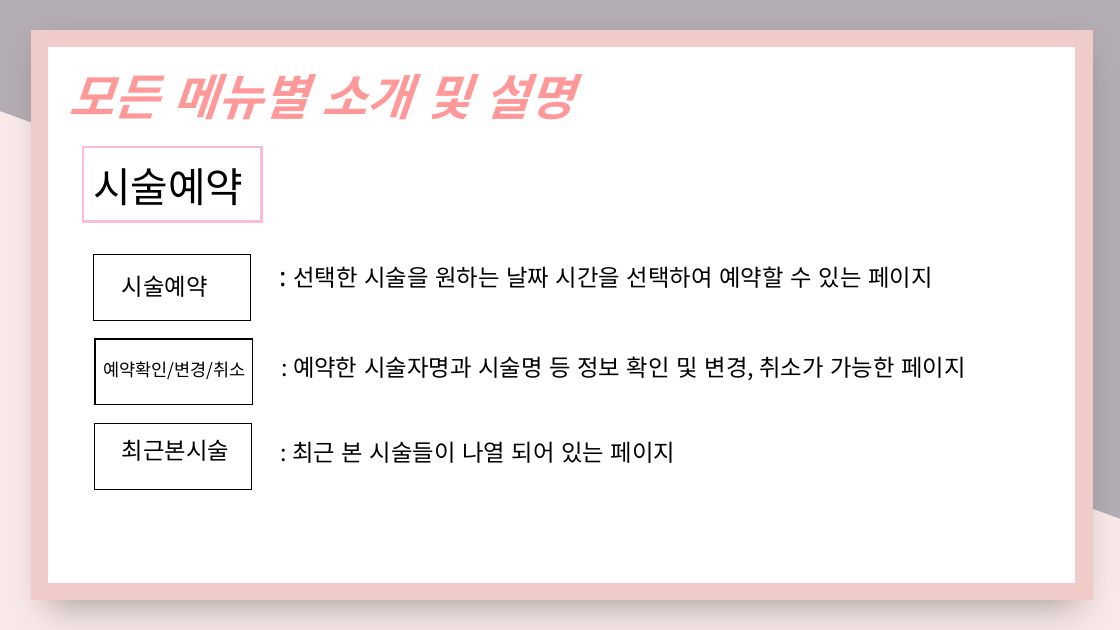
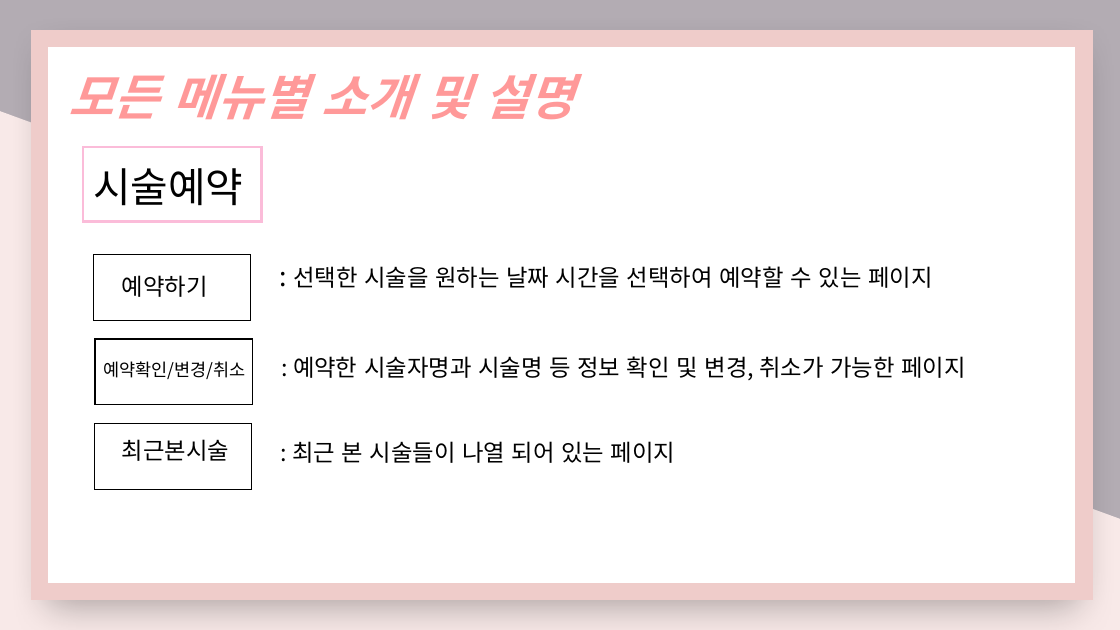
Before and after one commit to nimi2838/thecare, a slide deck: slide 29 of 졸작 기획서.pptx (slide 28 before the commit). Drawn at 1120x630 pixels with LibreOffice and Linux fonts; fonts in the diff are those of the drawing. Boxes give left, top, right and bottom in pixels: in the first picture for what was removed or moved away, otherwise in the second. Text is boxed around its words. In the diff, an @@ line names an element or a change of style, - is before the commit and + after.

```diff
--- a/졸작 기획서.pptx
+++ b/졸작 기획서.pptx
@@ text at bbox=[122, 275, 208, 297]: text changed @@
-시술예약
+예약하기
```
Also in this commit, not shown: 4 other slides changed, 3 slides added, 5 slides removed, 3 other files.
